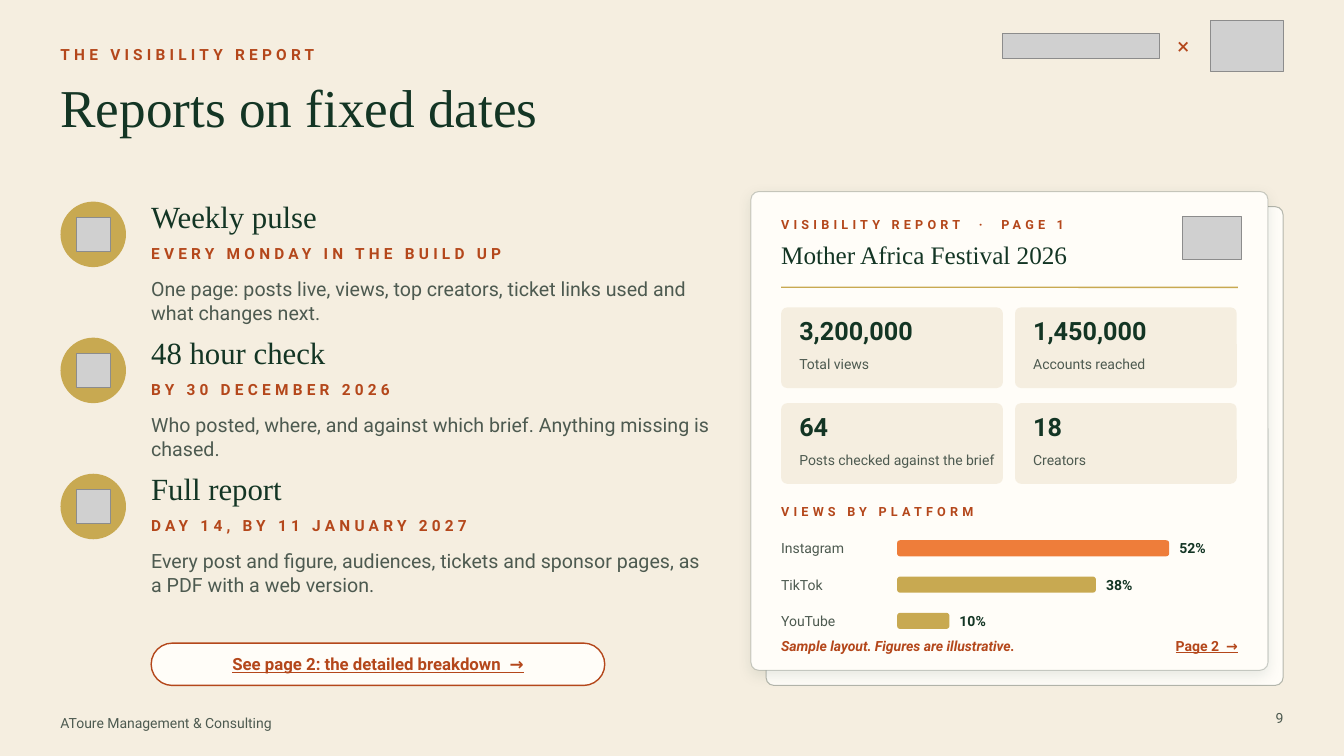
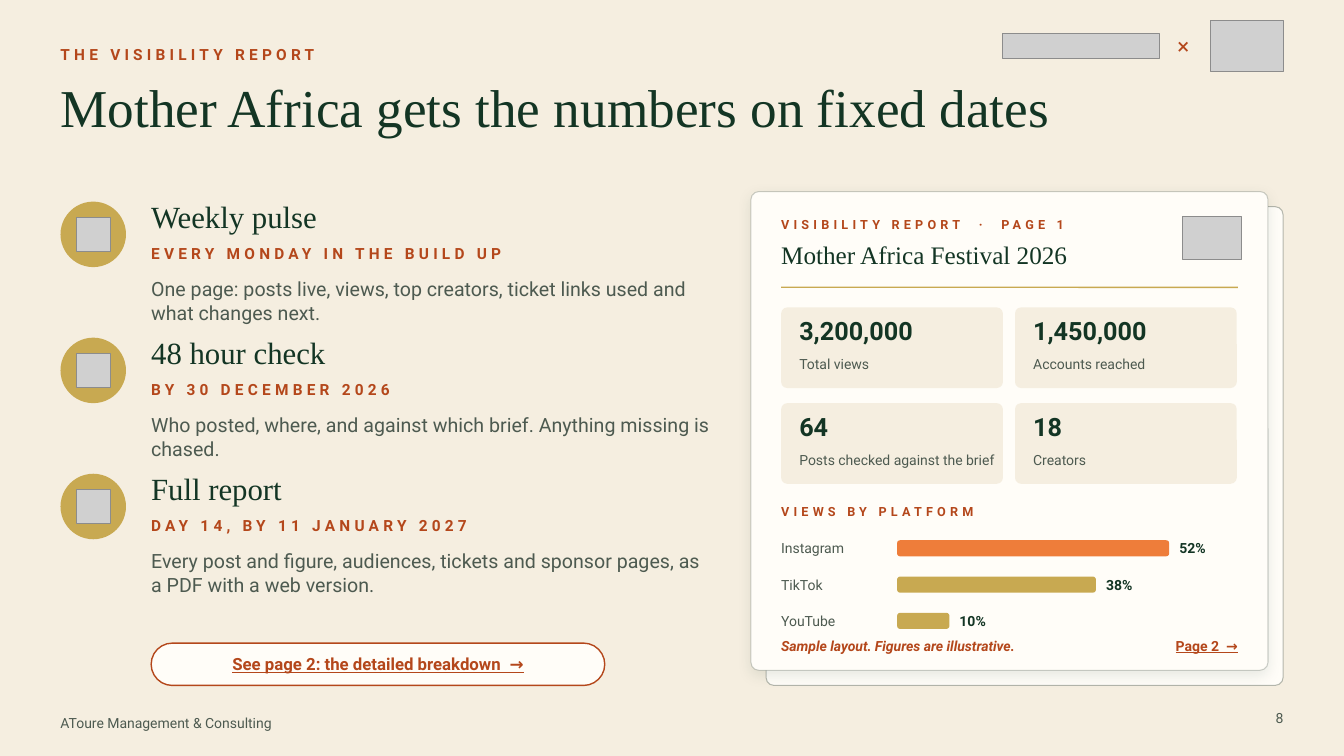
Before and after one commit to atoureconsulting/Mother-Africa, a slide deck: slide 8 of proposition-deck/AToure Mother Africa Festival Proposal.pptx (slide 9 before the commit). Drawn at 1344x756 pixels with LibreOffice and Linux fonts; fonts in the diff are those of the drawing; grey boxes stand for pictures. Boxes give left, top, right and bottom in pixels: in the first picture for what was removed or moved away, otherwise in the second. Text is boxed around its words. In the diff, an @@ line names an element or a change of style, - is before the commit and + after.

```diff
--- a/proposition-deck/AToure Mother Africa Festival Proposal.pptx
+++ b/proposition-deck/AToure Mother Africa Festival Proposal.pptx
@@ title at bbox=[60, 89, 1049, 138]: text changed @@
-Reports on fixed dates
+Mother Africa gets the numbers on fixed dates
@@ page number at bbox=[1276, 713, 1284, 723]: text changed @@
-9
+8
```
Also in this commit, not shown: 4 other slides changed, 1 slide added, 1 slide removed, 10 other files.
